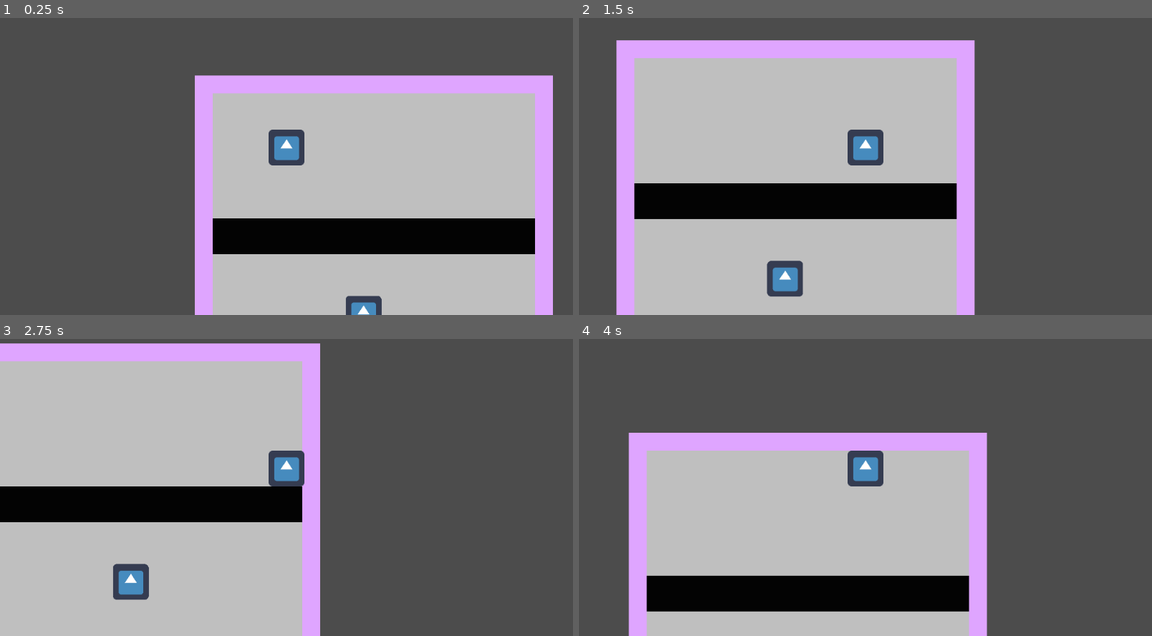
Above: before the commit, frames 1-4 (two rows, left to right).
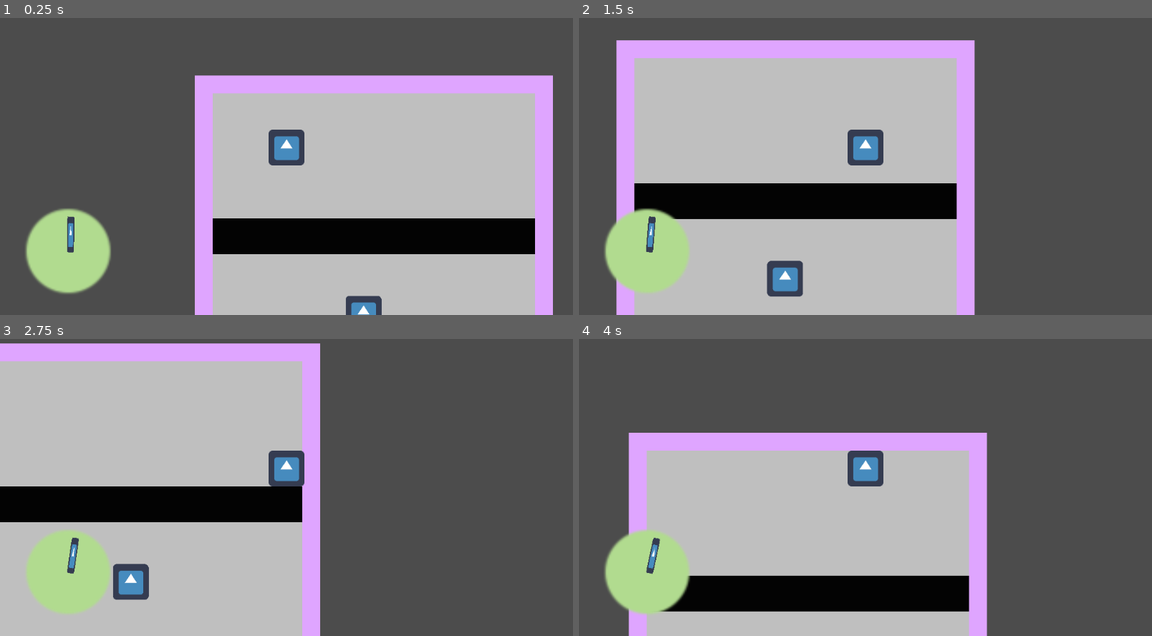
Above: after the commit, the same moments.

Repository: ElliotBak3r/Godot-Wild-Jam-New
Game: Godot game, scene res://World.tscn
Same seed, same stepped clock (60 frames per second), same inputs: the game is played once before the commit and once after it. The engine's default icon, where the game draws it, is replaced by a stand-in: a white triangle on a blue panel in a dark square.
Inputs:
- Up to frame 1 (0.25 s): no input
- Up to frame 2 (1.5 s): tap Enter at 0.5 s; hold Right (ui_right) 0.53-1.28 s; hold Down (ui_down) from 1.28 s (still down)
- Up to frame 3 (2.75 s): tap Space at 2 s; release Down (ui_down) at 2.03 s; hold Right (ui_right) from 2.03 s (still down)
- Up to frame 4 (4 s): tap Enter at 2.75 s; release Right (ui_right) at 2.78 s; hold Up (ui_up) 2.78-3.53 s; hold Left (ui_left) from 3.53 s (still down)

The runs differ from the first frame. In frame 1, 3.4% of the frame differs, in the area x 4-20%, y 64-94%; in frame 2, 3.3%; in frame 3, 3.2%; in frame 4, 3.4%, in the area x 4-20%, y 64-93%.

Commit message:
Clock Implementation

Diff:
--- /dev/null
+++ b/Clock/Clock.gd
@@ -0,0 +1,19 @@
+extends Node
+
+
+# Declare member variables here. Examples:
+# var a = 2
+onready var timer = get_node("Timer")
+onready var clock_hand = get_node("Hand")
+
+# Called when the node enters the scene tree for the first time.
+func _ready():
+	pass
+
+
+# Called every frame. 'delta' is the elapsed time since the previous frame.
+func _process(delta):
+	clock_hand.rotation = -timer.time_left/120 * TAU
+
+func _on_Timer_timeout():
+	get_tree().change_scene("res://World.tscn")
--- /dev/null
+++ b/Clock/Clock.tscn
@@ -0,0 +1,24 @@
+[gd_scene load_steps=4 format=2]
+
+[ext_resource path="res://Clock/Clock.gd" type="Script" id=1]
+[ext_resource path="res://icon.png" type="Texture" id=2]
+[ext_resource path="res://Clock/background.png" type="Texture" id=3]
+
+[node name="Clock" type="Node"]
+script = ExtResource( 1 )
+
+[node name="background" type="Sprite" parent="."]
+position = Vector2( 125.853, 487.557 )
+scale = Vector2( 3, 3 )
+texture = ExtResource( 3 )
+
+[node name="Hand" type="Sprite" parent="."]
+position = Vector2( 125.853, 487.557 )
+scale = Vector2( 0.1, 0.5 )
+texture = ExtResource( 2 )
+offset = Vector2( 0, -64 )
+
+[node name="Timer" type="Timer" parent="."]
+wait_time = 120.0
+autostart = true
+[connection signal="timeout" from="Timer" to="." method="_on_Timer_timeout"]
--- a/World.tscn
+++ b/World.tscn
@@ -1,10 +1,11 @@
-[gd_scene load_steps=11 format=2]
+[gd_scene load_steps=13 format=2]
 
 [ext_resource path="res://Player/Player.tscn" type="PackedScene" id=1]
 [ext_resource path="res://Tilesets/Holes.png" type="Texture" id=2]
 [ext_resource path="res://Tilesets/Background.png" type="Texture" id=3]
 [ext_resource path="res://Tilesets/Walls.png" type="Texture" id=4]
 [ext_resource path="res://icon.png" type="Texture" id=5]
+[ext_resource path="res://Clock/Clock.tscn" type="PackedScene" id=6]
 
 [sub_resource type="ConvexPolygonShape2D" id=1]
 points = PoolVector2Array( 64, 64, 0, 64, 0, 0, 64, 0 )
@@ -72,6 +73,9 @@
 } ]
 0/z_index = 0
 
+[sub_resource type="PhysicsMaterial" id=6]
+friction = 0.0
+
 [sub_resource type="RectangleShape2D" id=5]
 extents = Vector2( 64.2856, 60.8188 )
 
@@ -98,6 +102,7 @@
 position = Vector2( 603.496, 853.575 )
 mode = 2
 mass = 0.01
+physics_material_override = SubResource( 6 )
 gravity_scale = 0.0
 linear_damp = 50.0
 
@@ -106,3 +111,7 @@
 
 [node name="CollisionShape2D" type="CollisionShape2D" parent="Interactables/RigidBody2D"]
 shape = SubResource( 5 )
+
+[node name="UI" type="CanvasLayer" parent="."]
+
+[node name="Clock" parent="UI" instance=ExtResource( 6 )]
Binary file added: Clock/background.png
Not shown, added: Clock/background.png.import
Not shown, added: Clock/.DS_Store
